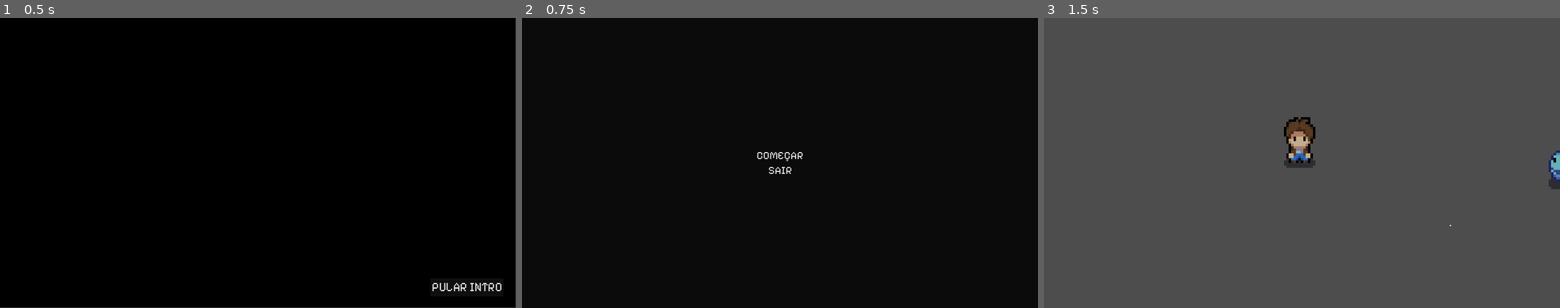
Above: before the commit, frames 1-3 (left to right).
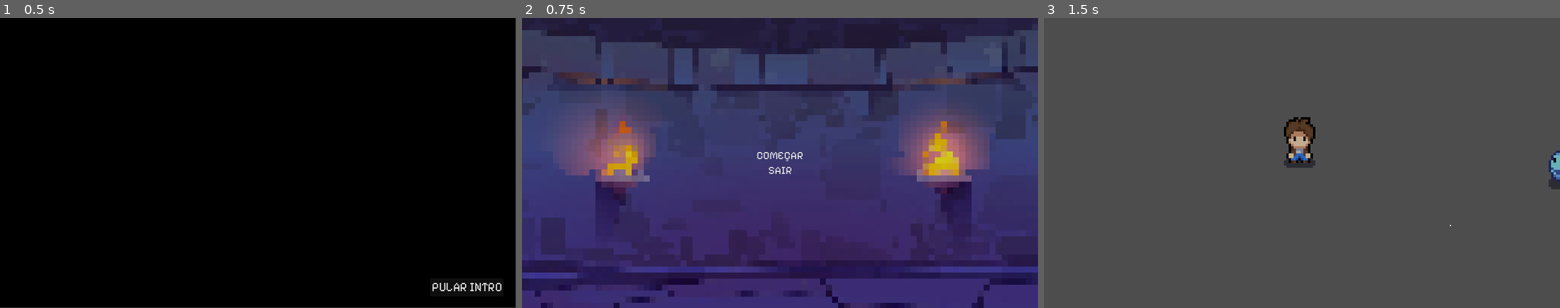
Above: after the commit, the same moments.

Repository: BellaFGS/EscapeMine
Game: Godot game, scene res://telas/intro_video.tscn
Two runs of this game, one before a commit and one after it. Both use one fixed random seed, a clock stepped at 60 frames per second and the inputs below. Video files are missing from this copy of the repository; at most half a second of black plays in their place.
Inputs:
- Up to frame 1 (0.5 s): no input
- Up to frame 2 (0.75 s): click "PULAR INTRO" at 0.5 s
- Up to frame 3 (1.5 s): click "COMEÇAR" at 1.25 s

Frame 1 is identical in both runs. In frame 2, 100% of the frame differs, in the area x 0-100%, y 0-100%; in frame 3, nothing differs.

Commit message:
tudo ate agr

Diff:
--- a/escape-mine/telas/tela_inicial.tscn
+++ b/escape-mine/telas/tela_inicial.tscn
@@ -2,9 +2,16 @@
 
 [ext_resource type="Script" uid="uid://d2wfv4xd1rnd3" path="res://scripts/tela_inicial.gd" id="1_6hiqg"]
 [ext_resource type="Theme" uid="uid://b31pt65ykruq8" path="res://telas/Temas/new_theme.tres" id="1_xs8lk"]
+[ext_resource type="Texture2D" uid="uid://deaqmoxihdbuo" path="res://sprites/artes/FundoJogo.png" id="2_5sd8u"]
 
 [node name="Tela_Inicial" type="CanvasLayer" unique_id=1788756212]
 script = ExtResource("1_6hiqg")
+
+[node name="fundo_tela2" type="TextureRect" parent="." unique_id=608561164]
+offset_left = -179.0
+offset_right = 1460.5415
+offset_bottom = 722.0
+texture = ExtResource("2_5sd8u")
 
 [node name="fundo_tela" type="ColorRect" parent="." unique_id=1125106746]
 anchors_preset = 15
@@ -12,7 +19,7 @@
 anchor_bottom = 1.0
 grow_horizontal = 2
 grow_vertical = 2
-color = Color(0, 0, 0, 0.85490197)
+color = Color(0, 0, 0, 0.18039216)
 
 [node name="Menu" type="VBoxContainer" parent="." unique_id=99307723]
 anchors_preset = 14
Binary file added: escape-mine/sprites/artes/FundoJogo.png
Not shown, added: escape-mine/sprites/artes/FundoJogo.png.import
